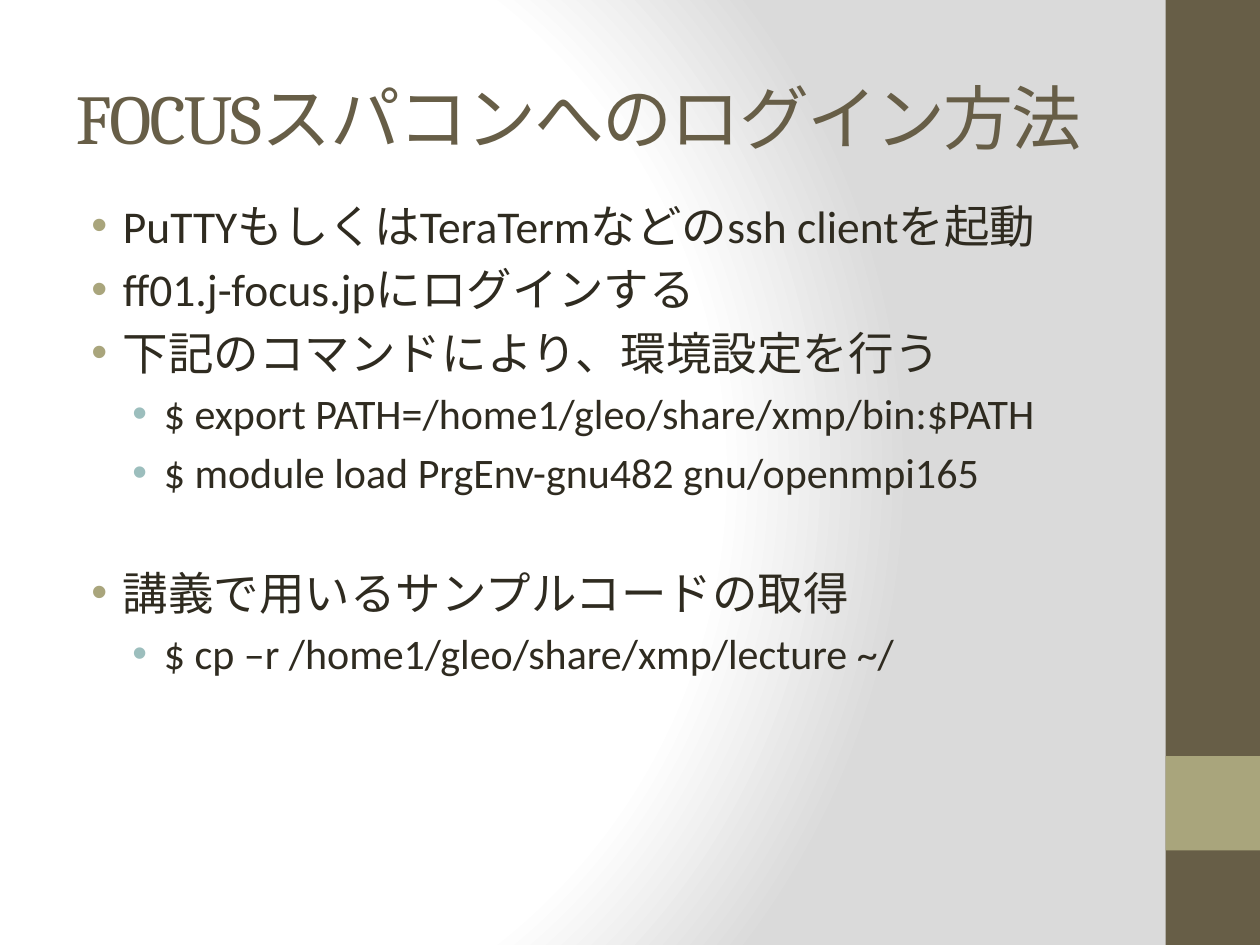
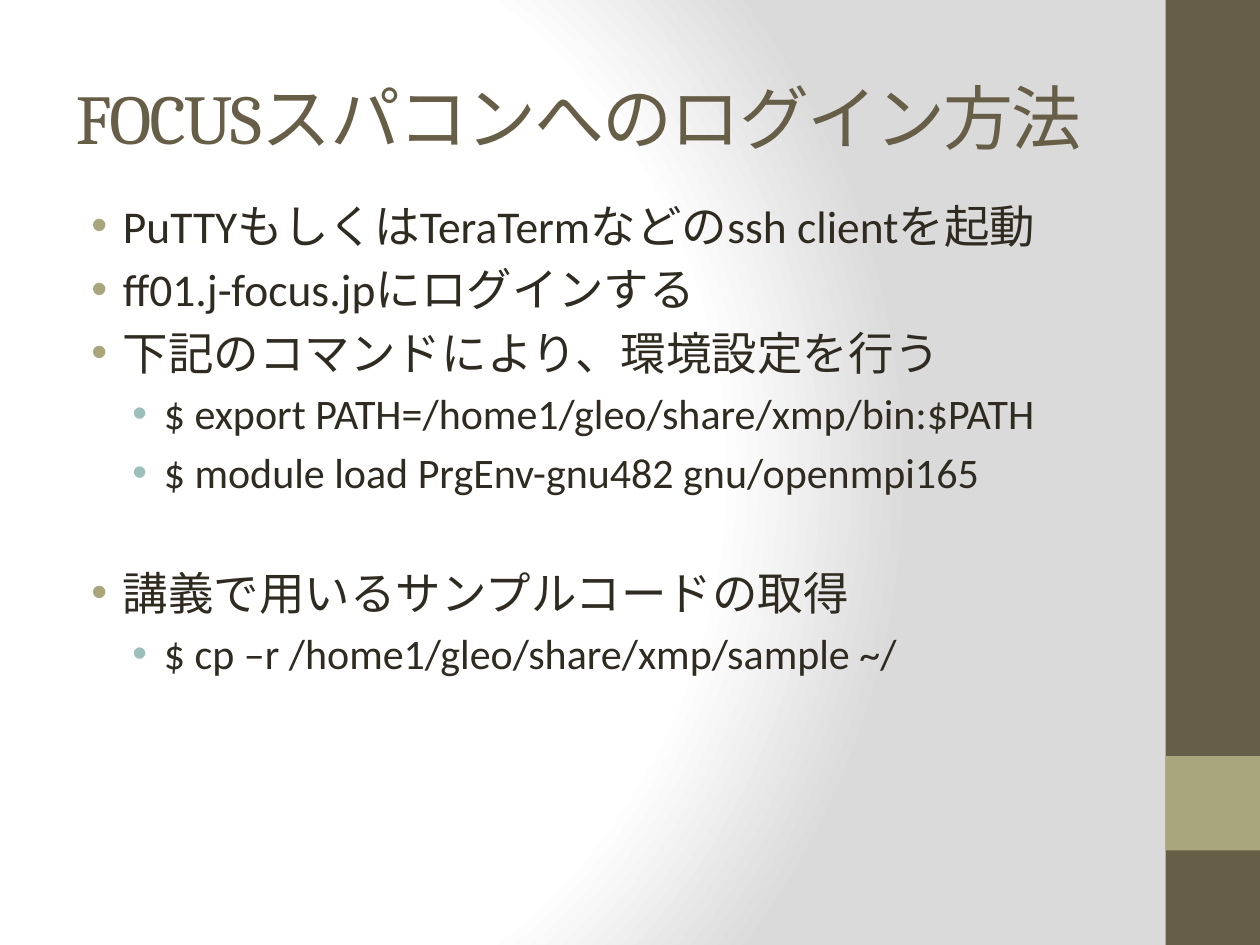
Before and after one commit to XcalableMP/Lecture, a slide deck: slide 3 of misc/FOCUS/FOCUS.pptx. Drawn at 1260x945 pixels with LibreOffice and Linux fonts; fonts in the diff are those of the drawing. Boxes give left, top, right and bottom in pixels: in the first picture for what was removed or moved away, otherwise in the second. Text is boxed around its words. In the diff, an @@ line names an element or a change of style, - is before the commit and + after.

```diff
--- a/misc/FOCUS/FOCUS.pptx
+++ b/misc/FOCUS/FOCUS.pptx
@@ text at <box>195,639,850,677</box>: text changed @@
-  • $ cp –r /home1/gleo/share/xmp/lecture ~/
+  • $ cp –r /home1/gleo/share/xmp/sample ~/
```
Also in this commit, not shown: 1 other slide changed, 1 slide added.
